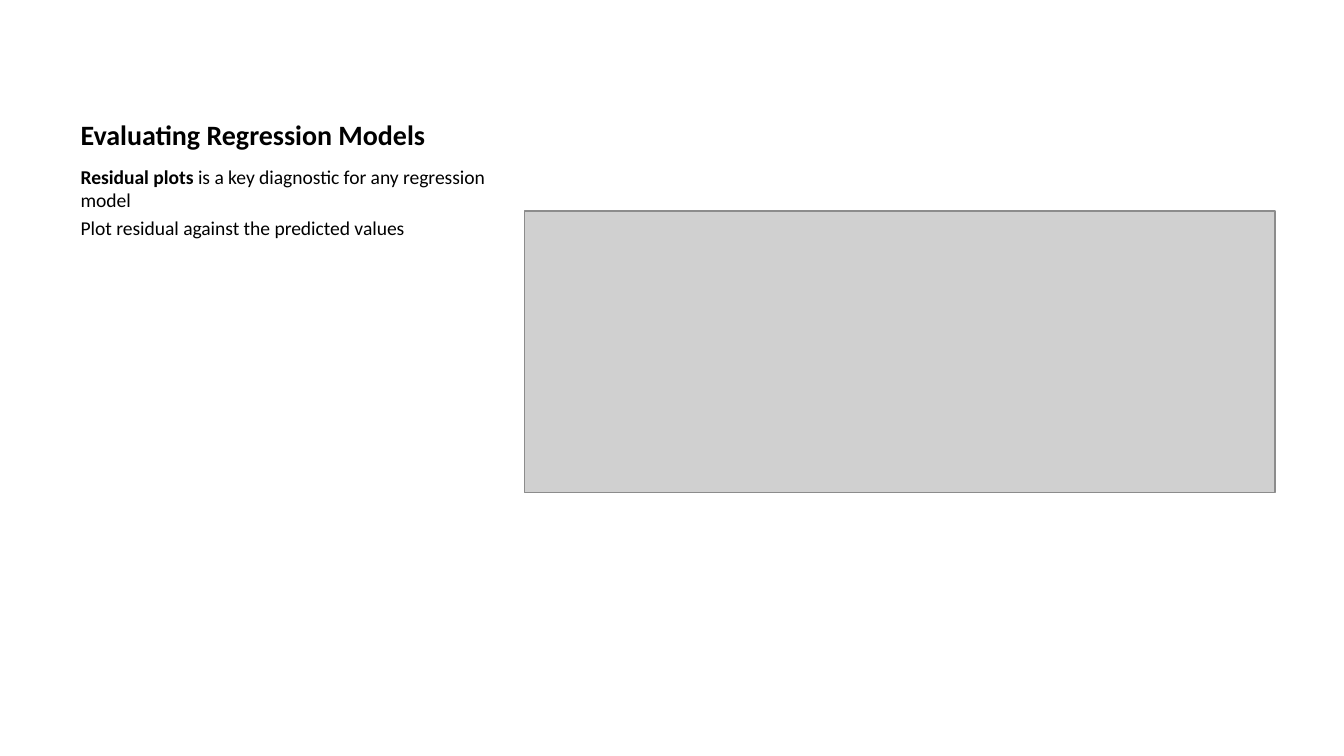
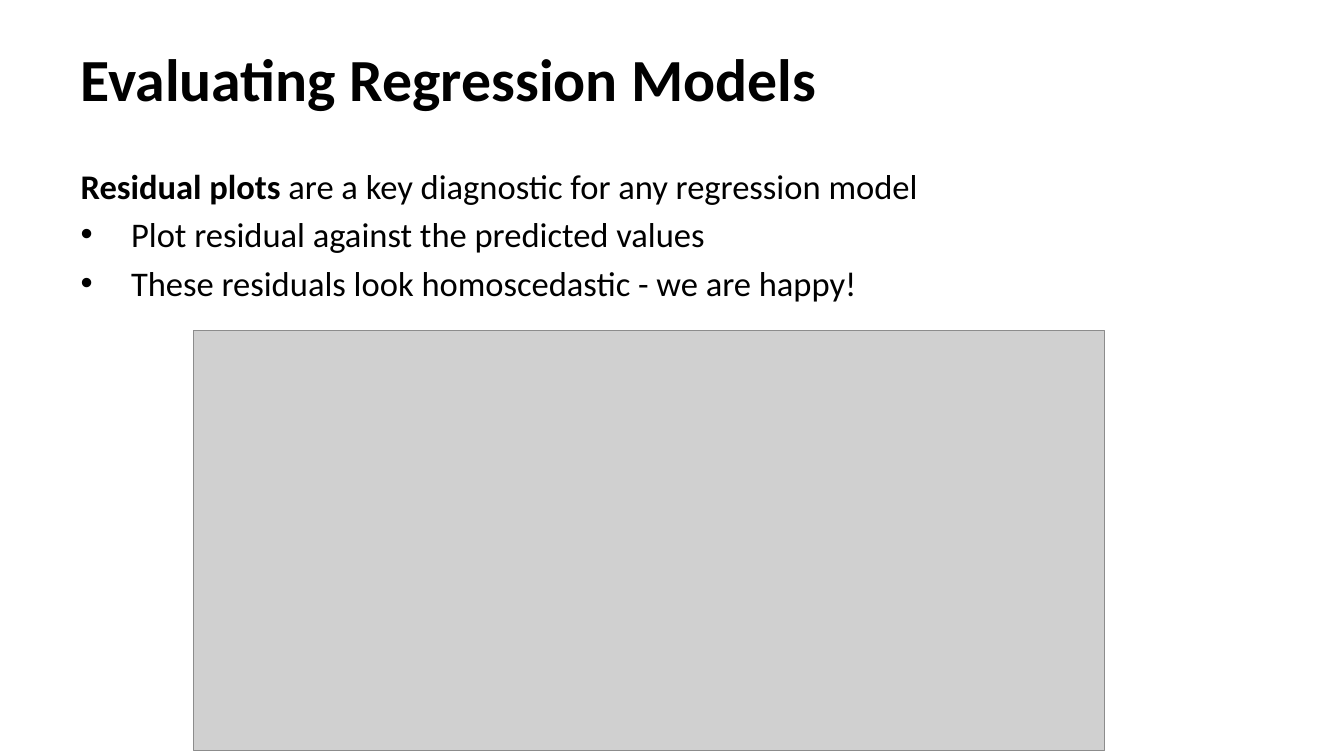
Before and after one commit to StephenElston/CSCI-E-83, a slide deck: slide 31 of LectureSlides/08_IntroductionToLinearModels.pptx (slide 34 before the commit). Drawn at 1344x756 pixels with LibreOffice and Linux fonts; fonts in the diff are those of the drawing; grey boxes stand for pictures. Boxes give left, top, right and bottom in pixels: in the first picture for what was removed or moved away, otherwise in the second. Text is boxed around its words. In the diff, an @@ line names an element or a change of style, - is before the commit and + after.

```diff
--- a/LectureSlides/08_IntroductionToLinearModels.pptx
+++ b/LectureSlides/08_IntroductionToLinearModels.pptx
@@ title "Evaluating Regression Models" at box(81, 59, 816, 111): size 15 to 32 pt @@
@@ text at box(81, 174, 918, 205): text changed; size 10.5 to 18.5 pt @@
-Residual plots is a key diagnostic for any regression model
+Residual plots are a key diagnostic for any regression model
@@ text at box(131, 223, 704, 253): size 10.5 to 18.5 pt in "Plot residual against the predicted values"; bullet none to •; more space between paragraphs @@
@@ picture removed at box(524, 211, 1274, 493) @@
@@ text at box(131, 272, 857, 302): paragraph added @@
+• These residuals look homoscedastic - we are happy!
@@ picture added at box(194, 331, 1105, 751) @@
```
Also in this commit, not shown: 22 other slides changed, 2 slides added, 16 slides removed, 1 other file.
